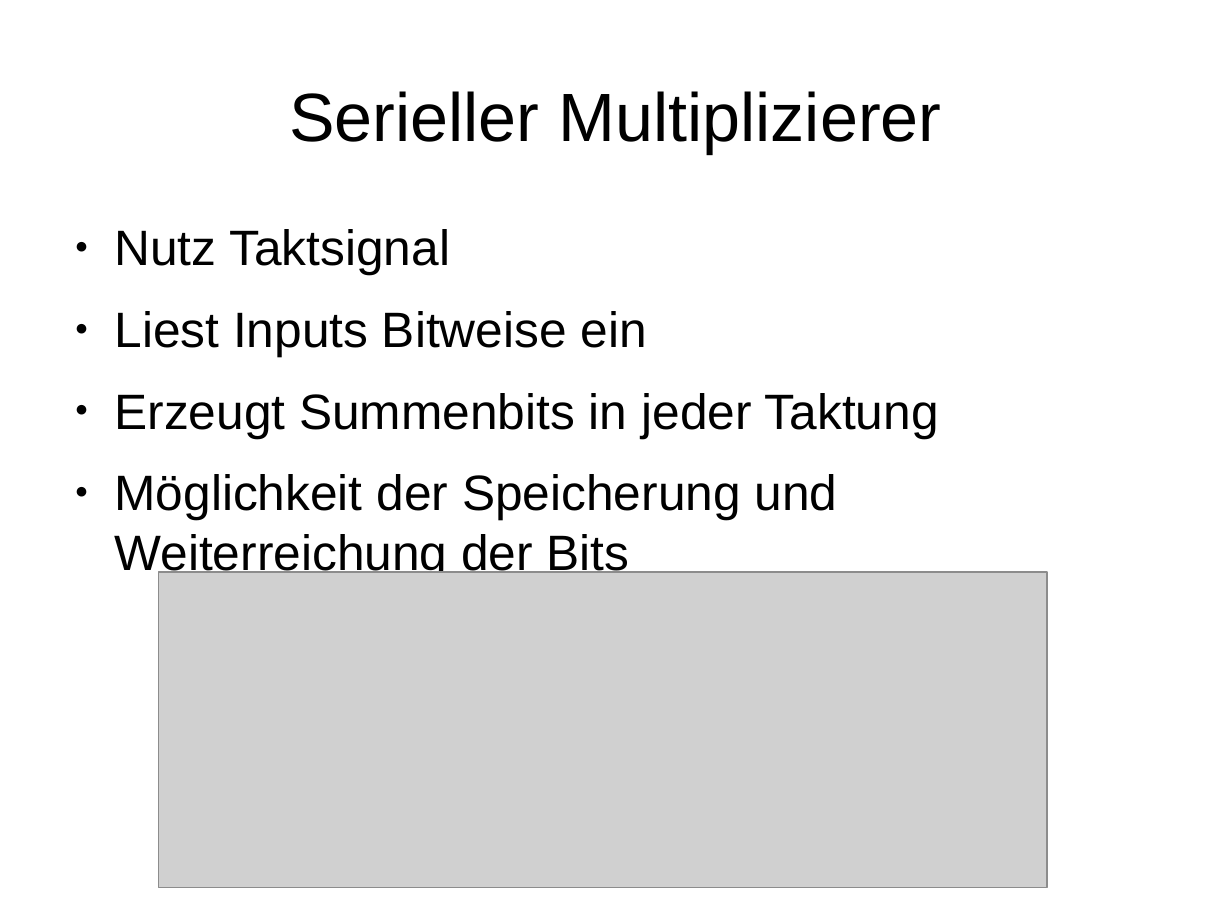
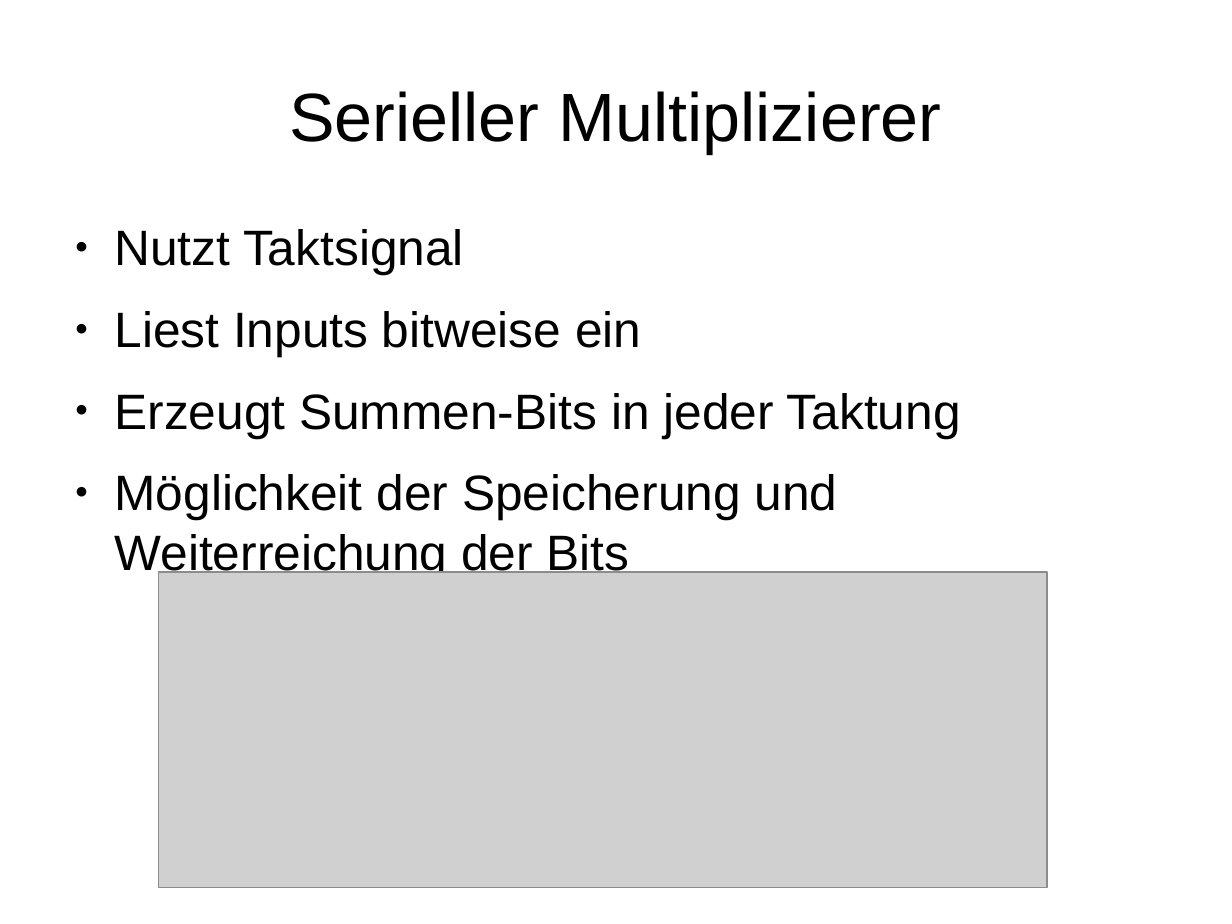
Before and after one commit to stadler-tom/schreibzeug, a slide deck: slide 16 of Presentation/Hauptseminar_RSA.odp. Drawn at 1232x924 pixels with LibreOffice and Linux fonts; fonts in the diff are those of the drawing; grey boxes stand for pictures. Boxes give left, top, right and bottom in pixels: in the first picture for what was removed or moved away, otherwise in the second. Text is boxed around its words. In the diff, an @@ line names an element or a change of style, - is before the commit and + after.

```diff
--- a/Presentation/Hauptseminar_RSA.odp
+++ b/Presentation/Hauptseminar_RSA.odp
@@ text at [114, 229, 961, 438]: text changed @@
-● Nutz Taktsignal
-● Liest Inputs Bitweise ein
-● Erzeugt Summenbits in jeder Taktung
+● Nutzt Taktsignal
+● Liest Inputs bitweise ein
+● Erzeugt Summen-Bits in jeder Taktung
```
Also in this commit, not shown: 5 other slides changed, 1 other file.
